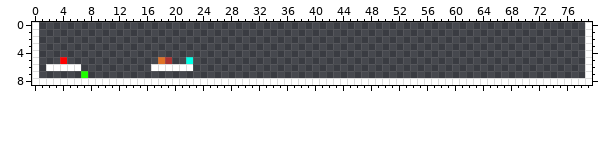
Pixel-art file, stored at src/rsc/Mapa medonho.aseprite. Above is the file before it was changed.
80x9 pixels, 1 frame. Colours within 5 levels of each other are drawn and written as one.
Now the later version:
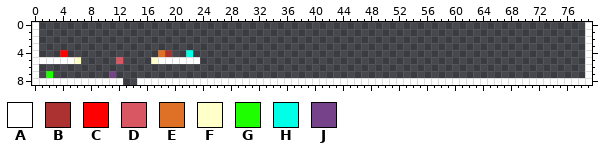
Palette (. is transparent): A #ffffff  B #ac3232  C #ff0000  D #d95763  E #df7126  F #ffffca  G #1eff00  H #00ffe6  J #76428a
What changed:
Changed rows in their new state; - is an unchanged pixel.
first column x 1:
4 ---C-------------EB--H-
5 AAAAAF-----D----FAAAAAA
6 -.....----------......-
7 -G----.---J------------
8 ------------..---------
Boxes around the changes in both pictures, in picture pixels (x1, y1, x2, y2):
changed: (39, 50, 200, 85)
